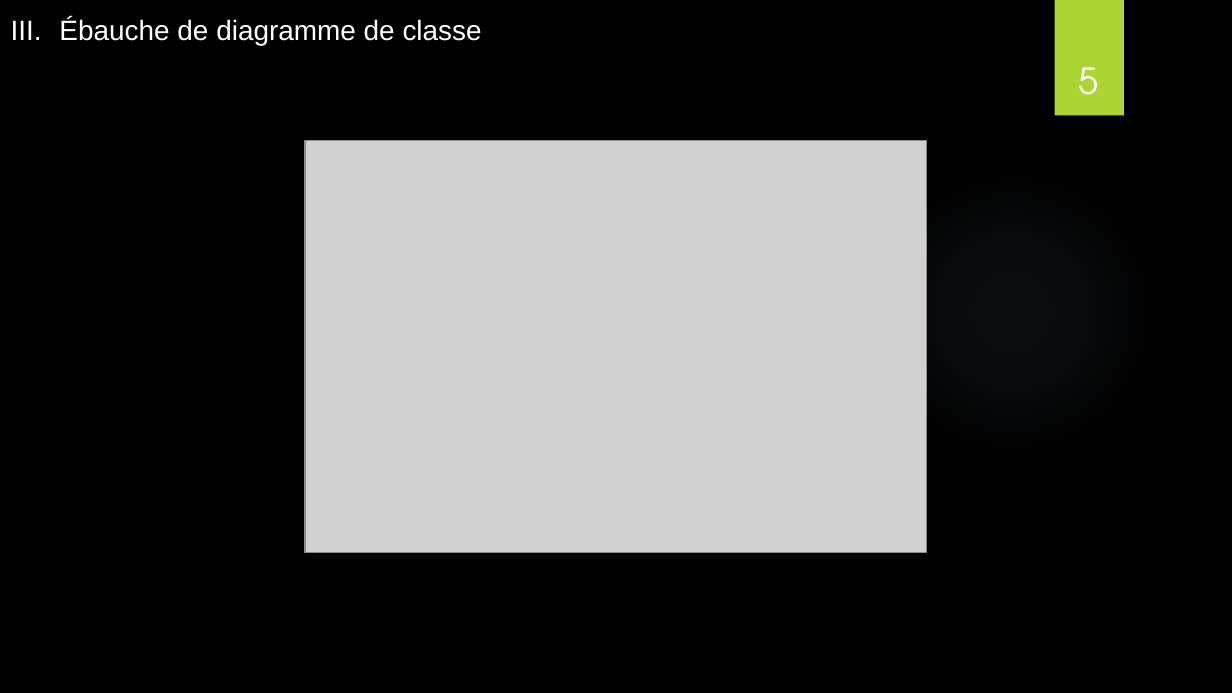
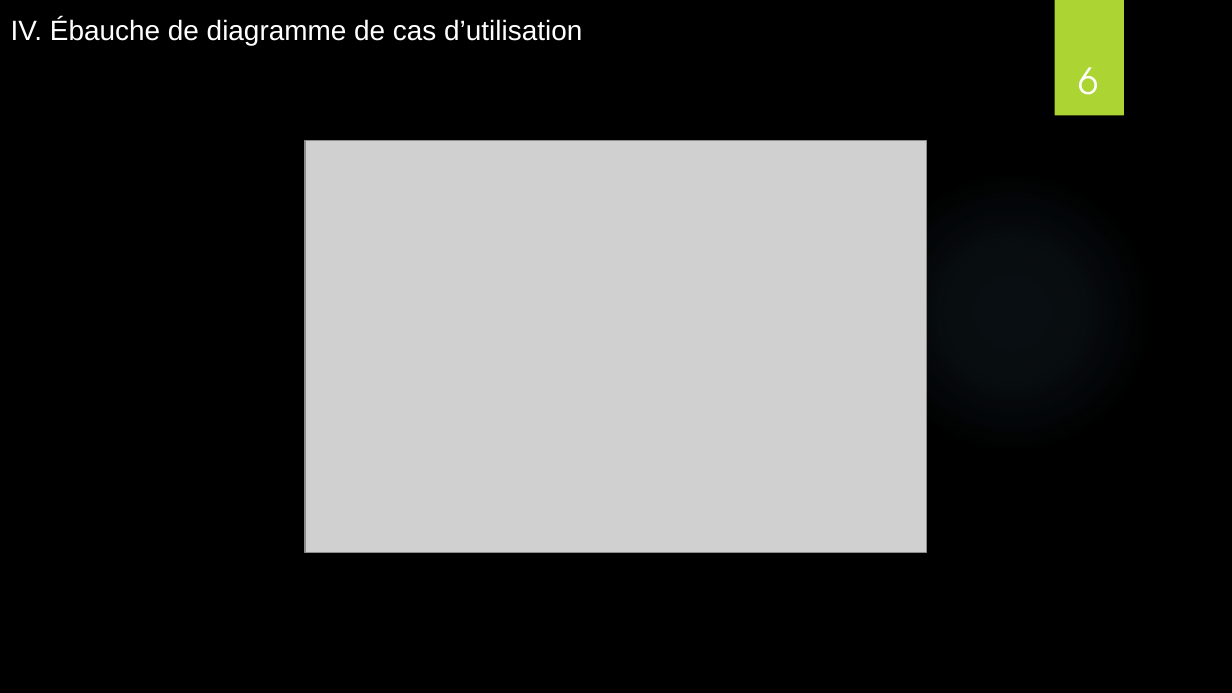
Before and after one commit to Idricealy/JeuZoo, a slide deck: slide 6 of src/doc/Presentation.pptx (slide 5 before the commit). Drawn at 1232x693 pixels with LibreOffice and Linux fonts; fonts in the diff are those of the drawing; grey boxes stand for pictures; background and template pictures are left out. Boxes give left, top, right and bottom in pixels: in the first picture for what was removed or moved away, otherwise in the second. Text is boxed around its words. In the diff, an @@ line names an element or a change of style, - is before the commit and + after.

Commit message:
prenstation ajout diagrame classe

```diff
--- a/src/doc/Presentation.pptx
+++ b/src/doc/Presentation.pptx
@@ text at box(11, 18, 582, 45): text changed @@
-III. Ébauche de diagramme de classe
+IV. Ébauche de diagramme de cas d’utilisation
@@ page number at box(1078, 67, 1098, 95): text changed @@
-5
+6
```
Also in this commit, not shown: 1 slide added.
